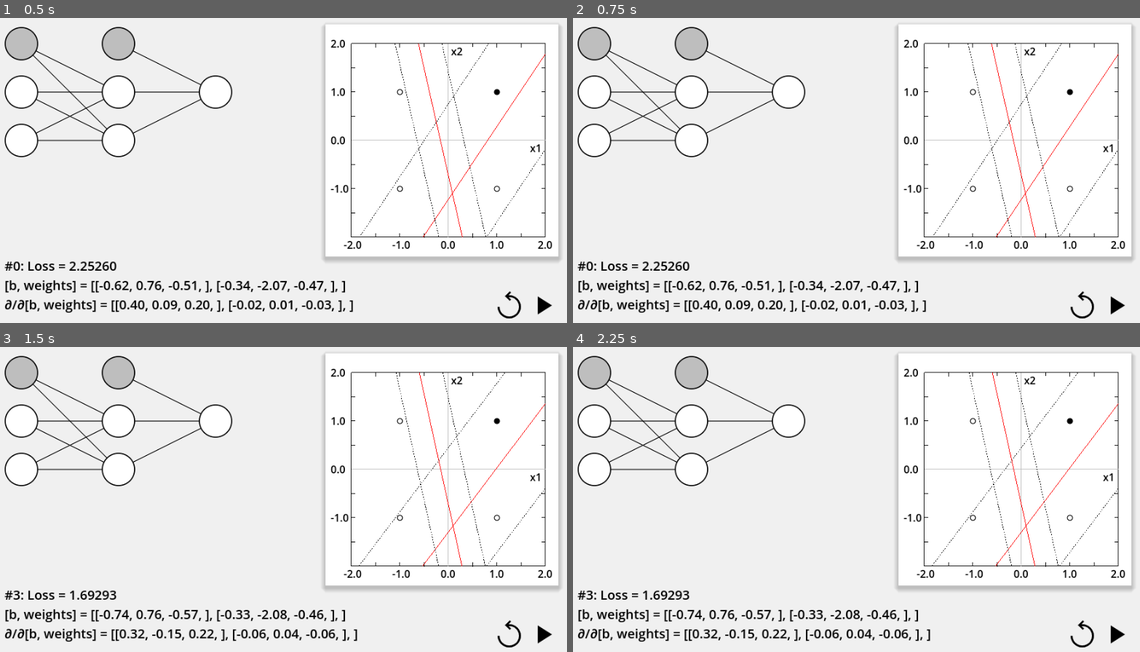
Above: before the commit, frames 1-4 (two rows, left to right).
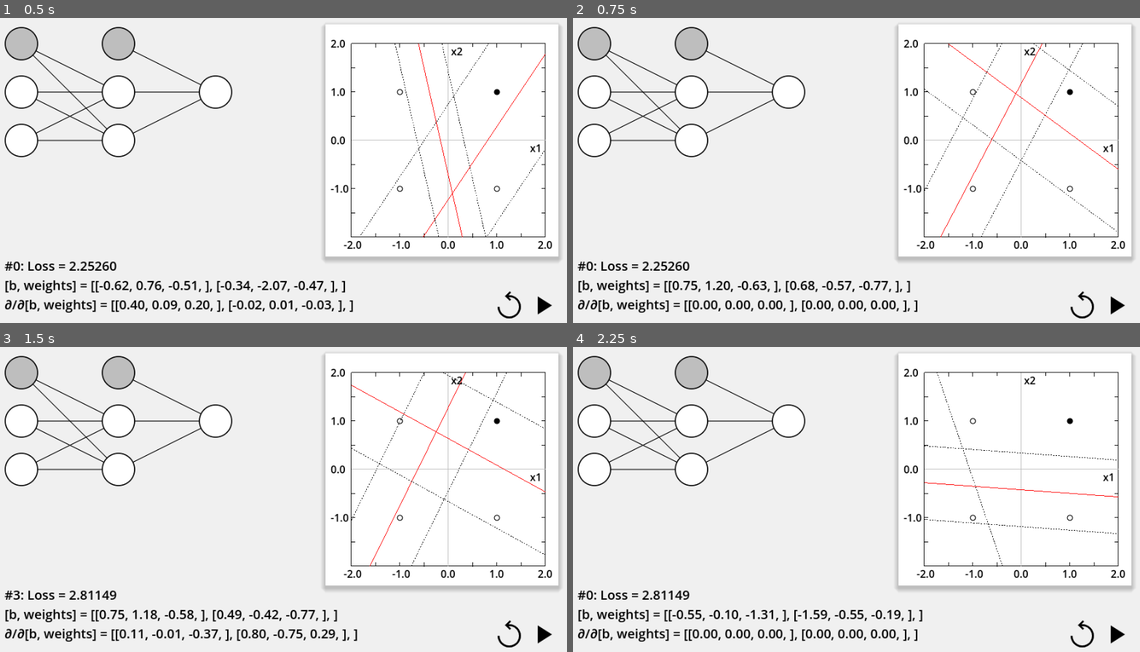
Above: after the commit, the same moments.

Repository: vivisuke/GDNN
Game: Godot game, scene res://main.tscn
The game is run twice, just before and just after one commit, with the same random seed, the same clock (stepped at 60 frames per second) and the same inputs.
Inputs (mouse positions are in pixels of both pictures, inside the frame that each line leads up to):
- Up to frame 1 (0.5 s): no input
- Up to frame 2 (0.75 s): click (1083, 304) at 0.5 s
- Up to frame 3 (1.5 s): click (544, 633) at 1.25 s
- Up to frame 4 (2.25 s): click (1083, 633) at 2 s

Frame 1 is identical in both runs. In frame 2, 2.5% of the frame differs, in the area x 17-97%, y 8-97%; in frame 3, 2.7%; in frame 4, 2.7%, in the area x 2-97%, y 8-97%.

Commit message:
0037 ◎ C 01/09 01/09 0.001│ToDo│リスタート処理

Diff:
--- a/gdnn/classes/AffineMap.gd
+++ b/gdnn/classes/AffineMap.gd
@@ -52,11 +52,14 @@
 func set_nInputs(nInputs):
 	m_nInputs = nInputs
 	m_grad.resize(nInputs)
-	var std = 1.0/sqrt(nInputs)
 	m_bias.resize(m_nOutputs)
 	m_weights.resize(m_nOutputs)
 	m_dbias.resize(m_nOutputs)
 	m_dweights.resize(m_nOutputs)
+	init_weights()
+	pass
+func init_weights():
+	var std = 1.0/sqrt(m_nInputs)
 	for o in range(m_nOutputs):
 		m_bias[o] = rng.randfn(0.0, std)
 		m_weights[o] = []
@@ -65,7 +68,6 @@
 			m_weights[o][i] = rng.randfn(0.0, std)
 		m_dweights[o] = []
 		m_dweights[o].resize(m_nInputs)
-	pass
 func set_weights(vv):
 	for o in range(m_nOutputs):
 		var v = vv[o]
--- a/gdnn/classes/Network.gd
+++ b/gdnn/classes/Network.gd
@@ -9,6 +9,10 @@
 
 func _init(nInputs):
 	m_nInputs = nInputs
+func init_weights():
+	for i in range(m_layers.size()):
+		if m_layers[i].m_type == Layer.LT_AFFINE:
+			m_layers[i].init_weights()
 func print():
 	print("nInputs = ", m_nInputs)
 	#print("m_inputs = ", m_inputs)
--- a/gdnn/main.gd
+++ b/gdnn/main.gd
@@ -67,10 +67,13 @@
 	net.forward_backward_batch(idata, tdata)
 	#net.print()
 	update_view()
-	pass # Replace with function body.
+func _on_replay_button_pressed():
+	itr = 0
+	net.init_weights()
+	net.init_dweights()
+	update_view()
 func _process(delta):
 	if $HBC/TrainButton.is_pressed():
 		#print("Pressed.")
 		_on_texture_button_pressed()
 		pass
-	pass
--- a/gdnn/main.tscn
+++ b/gdnn/main.tscn
@@ -68,4 +68,5 @@
 texture_normal = ExtResource("4_03n60")
 texture_pressed = ExtResource("5_tn2he")
 
+[connection signal="pressed" from="HBC/ReplayButton" to="." method="_on_replay_button_pressed"]
 [connection signal="pressed" from="HBC/TrainButton" to="." method="_on_texture_button_pressed"]
Not shown, changed: GDNN.spr
